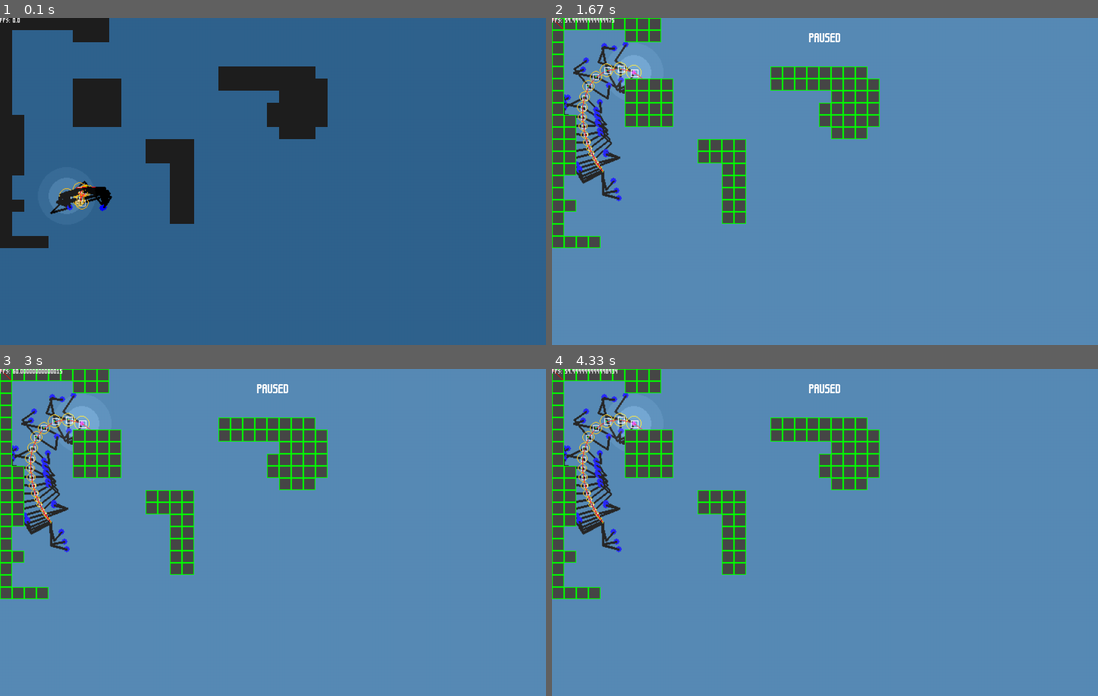
Above: before the commit, frames 1-4 (two rows, left to right).
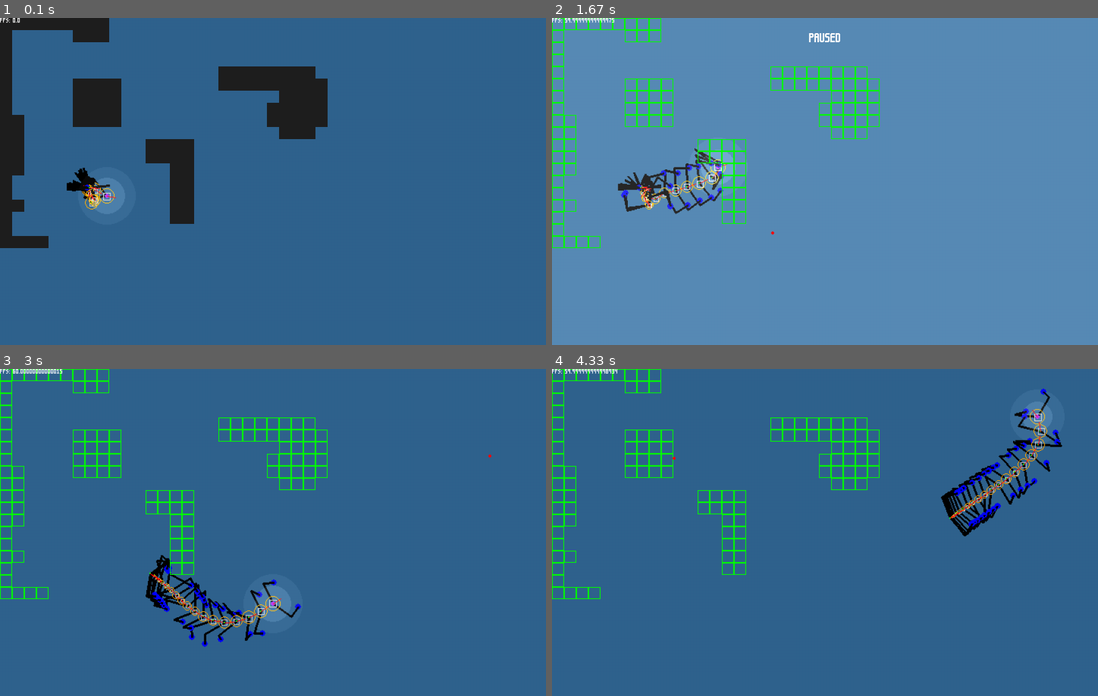
Above: after the commit, the same moments.

Repository: towella/testing-procedural-animation
Game: pygame game, started from code/main.py
Same seed, same stepped clock (60 frames per second), same inputs: the game is played once before the commit and once after it.
Inputs (mouse positions are in pixels of both pictures, inside the frame that each line leads up to):
- Up to frame 1 (0.1 s): no input
- Up to frame 2 (1.67 s): tap Z at 0.33 s; press the mouse at (655, 37) at 0.7 s; move the mouse to (759, 142) at 0.8 s; release the mouse at (868, 250) at 0.93 s; tap F at 1 s; press the mouse at (595, 24) at 1.37 s; move the mouse to (683, 129) at 1.47 s; release the mouse at (770, 233) at 1.6 s
- Up to frame 3 (3 s): hold R 1.67-2.13 s; tap Z at 1.73, 2.03, 2.57, 2.87 s; tap Shift at 1.82 s; press the mouse at (234, 424) at 2.2 s; move the mouse to (212, 525) at 2.3 s; release the mouse at (191, 627) at 2.43 s
- Up to frame 4 (4.33 s): tap Z at 3.07, 3.4, 3.7 s; tap Shift at 3.15 s

The runs differ from the first frame. In frame 1, 1.3% of the frame differs, in the area x 8-23%, y 45-60%; in frame 2, 10%; in frame 3, 98%; in frame 4, 98%, in the area x 0-100%, y 0-100%.

Commit message:
Feet and Elbow Collision
- Added simplistic point collisions to feet and elbows. Still quite glitchy.
- Added reset hotkey for testing - "R" (makes new level instance)
- Added randomly generated target for player to move towards. Randomly moved each time head segment intersects with the point. Can not be set inside a collideable tile. Can be set by clicking. Force the player to the mouse by holding click.

Diff:
--- a/code/level.py
+++ b/code/level.py
@@ -1,5 +1,6 @@
 # - libraries -
 import pygame
+from random import randint
 from pytmx.util_pygame import load_pygame  # allows use of tiled tile map files for pygame use
 # - general -
 from game_data import tile_size, controller_map, fonts
@@ -77,6 +78,9 @@
         self.all_tile_sprites.update(scroll_value)  # applies new scroll to all tile sprites
         self.all_object_sprites.update(scroll_value)  # applies new scroll to all object sprites'''
 
+        self.player_target = (0, 0)  # target the player moves towards
+        self.find_player_target(self.collideable, True)
+
         # - text setup -
         self.small_font = Font(resource_path(fonts['small_font']), 'white')
         self.large_font = Font(resource_path(fonts['large_font']), 'white')
@@ -259,6 +263,27 @@
     def set_pause(self, bool=True):
         self.pause = bool
 
+# -- other --
+
+    # TODO sometimes spawns inside tile
+    def find_player_target(self, tiles, init=False):
+        head = self.player.sprite.get_head()
+        # if target has been collected generate a new one
+        if head.hitbox.collidepoint(self.player_target) or init:
+            self.player_target = (randint(0, self.screen_rect.width),
+                                  randint(0, self.screen_rect.height))
+
+            # continue to randomly generate point until point not in a tile
+            repeat = True
+            while repeat:
+                for tile in tiles:
+                    if tile.hitbox.collidepoint(self.player_target):
+                        self.player_target = (randint(0, self.screen_rect.width),
+                                              randint(0, self.screen_rect.height))
+                        repeat = True # point has been re-randomized and needs to be tested again
+                        break
+                    repeat = False  # point has not yet failed testing
+
 # -------------------------------------------------------------------------------- #
 
     # updates the level allowing tile scroll and displaying tiles to screen
@@ -269,6 +294,13 @@
 
         # -- INPUT --
         self.get_input()
+        if pygame.mouse.get_pressed(3)[0]:
+            in_tile = False
+            for tile in self.collideable:
+                if tile.hitbox.collidepoint(mouse_pos):
+                    in_tile = True
+            if not in_tile:
+                self.player_target = mouse_pos
 
         # -- CHECKS (For the previous frame)  --
         if not self.pause:
@@ -297,13 +329,15 @@
                     self.tiles_in_screen.append(tile)'''
 
         # -- UPDATES -- player needs to be before tiles for scroll to function properly
-            self.player.update(self.collideable, mouse_pos, dt)  #, self.tiles_in_screen, scroll_value, self.player_spawn)
+            self.player.update(self.collideable, self.player_target, dt)  #, self.tiles_in_screen, scroll_value, self.player_spawn)
+            self.find_player_target(self.collideable)
             #self.all_sprites.update(scroll_value)'''
 
         # -- RENDER --
         # Draw
         self.player.sprite.draw()
-        self.draw_tile_group(self.collideable)
+        if not self.dev_debug:
+            self.draw_tile_group(self.collideable)
         #self.draw_tile_group(self.hazards)
 
         # must be after other renders to ensure menu is drawn last
@@ -313,6 +347,6 @@
         # Dev Tools
         if self.dev_debug:
             '''put debug tools here'''
-            pygame.draw.line(self.screen_surface, 'red', (0, 0), (15, 15), 1)
             for tile in self.collideable:
                 pygame.draw.rect(self.screen_surface, 'green', tile.hitbox, 1)
+            pygame.draw.circle(self.screen_surface, 'red', self.player_target, 2)
--- a/code/main.py
+++ b/code/main.py
@@ -99,6 +99,9 @@
                 elif event.key == pygame.K_f:
                     pygame.display.toggle_fullscreen()
                     level.set_pause()
+                elif event.key == pygame.K_r:
+                    level = Level(fps, '../rooms/tiled_rooms/room_0.tmx', screen, screen_rect, joysticks,
+                                  starting_spawn)
 
             # Mouse events
             elif event.type == pygame.MOUSEBUTTONDOWN:
--- a/code/player.py
+++ b/code/player.py
@@ -96,14 +96,18 @@
     def invoke_respawn(self):
         self.respawn = True
 
-    def get_respawn(self):
-        return self.respawn
-
     def player_respawn(self, spawn):
         self.rect.x, self.rect.y = spawn.x, spawn.y  # set position to respawn point
         self.sync_hitbox()
         self.direction = pygame.math.Vector2(0, 0)  # reset movement
         self.respawn = False
+
+# -- getters and setters --
+    def get_respawn(self):
+        return self.respawn
+
+    def get_head(self):
+        return self.head
 
 # -- update methods --
 
@@ -177,6 +181,20 @@
         # parent/child
         self.parent_seg = parent_body_segment
         self.child_seg = None
+
+        # segment values
+        self.seg_spacing = segment_spacing
+        self.max_flex = max_flex
+        self.radius = self.seg_spacing // 2  # collisions and drawn circle
+        if self.parent_seg is None:
+            self.head = True
+        else:
+            self.head = False
+
+        # collision
+        # TODO ensure not inside tile before creating legs
+        self.hitbox = pygame.Rect(self.pos[0], self.pos[1], self.radius, self.radius)
+        self.collision_tolerance = tile_size
 
         # legs
         self.has_legs = legs
@@ -189,19 +207,6 @@
         time_offset = 0
         self.legs = [LegPair(self.surface, self.pos, number_elbows, max_leg_length, target_angle, target_displacement,
                              time_offset, leg_thickness)]
-
-        # segment values
-        self.seg_spacing = segment_spacing
-        self.max_flex = max_flex
-        self.radius = self.seg_spacing // 2  # collisions and drawn circle
-        if self.parent_seg is None:
-            self.head = True
-        else:
-            self.head = False
-
-        # collision
-        self.hitbox = pygame.Rect(self.pos[0], self.pos[1], self.radius, self.radius)
-        self.collision_tolerance = tile_size
 
     # --- MOVEMENT ---
 
@@ -243,7 +248,7 @@
 
         # - Move point -
         # get how much the x and y should be changed by (so the total displacement is always constant)
-        if self.head and displacement > self.move_speed:  # limit movement displacement towards cursor for head
+        if self.head and displacement > self.move_speed:  # limit movement displacement towards target for head
             displacement = self.move_speed
 
         # calculate how much the individual x and y coord should be modified for a total displacement in given direction
@@ -309,8 +314,13 @@
             point = self.parent_seg.get_prev_pos()
         self.prev_pos = self.pos
 
-        # moves towards point based on spacing
-        hyp = self.adjusted_distance(point)
+        # moves towards target point
+        # if head, move without adjusting distance to point
+        if self.head:
+            hyp = get_distance(self.pos, point)
+        # if normal body segment, move towards parent body segment accounting for segment spacing.
+        else:
+            hyp = self.adjusted_distance(point)
         self.move(point, hyp)
 
         # update position and collision detection
@@ -375,84 +385,59 @@
         if self.target_disp > self.max_leg_length:
             self.target_disp = self.max_leg_length
 
-        self.foot_targets = [[0, 0], [0, 0]]  # target the foot moves to [left, right]
+        # targets points the feet move to [left, right]
+        self.targets = [[self.anchor[0], self.anchor[1]],
+                        [self.anchor[0], self.anchor[1]]]
         self.find_targets()
 
-        target_radius = 8  # MUST BE GREATER THAN 0
-        # keeps track of feet targets for collisions [left, right]
-        self.foot_hitboxes = [pygame.Rect(self.foot_targets[0], (target_radius, target_radius)),
-                              pygame.Rect(self.foot_targets[1], (target_radius, target_radius))]
-
         # - foot -
-        self.feet = [self.foot_targets[0], self.foot_targets[1]]  # the leg's foot points [left, right]
+        self.feet = [[self.anchor[0], self.anchor[1]],
+                     [self.anchor[0], self.anchor[1]]]  # the leg's foot points [left, right]
         self.foot_move = [False, False]  # whether a foot should move or not [left, right]
+
+        # - elbow -
+        self.elbows = [[self.anchor[0], self.anchor[1]], [self.anchor[0], self.anchor[1]]]
 
         # - lerp-
         self.lerp_increment = 0.05  # value added to lerp per frame when required
         self.lerp = [0, 0]  # tracks lerp value of feet when moving (between 0 and 1, representing a percentage of movement) []left, right]
 
-    def collision_x(self, target, tiles):
+    def collision_x(self, new_pos, prev_pos, tiles):
+        # pos == prev pos but with x coordinate changed ready for collision testing
+        pos = [new_pos[0], prev_pos[1]]
         # -- X Collisions --
         for tile in tiles:
-            if tile.hitbox.colliderect(target):
-                # - normal collision checks -
-                # abs ensures only the desired side registers collision
-                if abs(tile.hitbox.right - target.left) < self.collision_tolerance:
-                    target.left = tile.hitbox.right
-                elif abs(tile.hitbox.left - target.right) < self.collision_tolerance:
-                    target.right = tile.hitbox.left
-        return target
-
-    def collision_y(self, target, tiles):
-        # -- Y Collisions --
+            if tile.hitbox.collidepoint(pos):
+                # if inside tile, return x of prev position (ASSUMES DOESNT START IN TILE)
+                return prev_pos[0]
+        # if not inside tile, return x of new position
+        return new_pos[0]
+
+    def collision_y(self, new_pos, prev_pos, tiles):
+        # pos == prev pos but with x coordinate changed ready for collision testing
+        pos = [prev_pos[0], new_pos[1]]
+        # -- X Collisions --
         for tile in tiles:
-            if tile.hitbox.colliderect(target):
-                # abs ensures only the desired side registers collision
-                if abs(tile.hitbox.top - target.bottom) < self.collision_tolerance:
-                    target.bottom = tile.hitbox.top
-                elif abs(tile.hitbox.bottom - target.top) < self.collision_tolerance:
-                    target.top = tile.hitbox.bottom
-        return target
-
-    def find_targets(self, tiles=pygame.sprite.Group()):
+            if tile.hitbox.collidepoint(pos):
+                # if inside tile, return x of prev position (ASSUMES DOESNT START IN TILE)
+                return prev_pos[1]
+        # if not inside tile, return x of new position
+        return new_pos[1]
+
+    def find_targets(self):
         left_angle = math.radians(self.rot + self.target_angle)
         right_angle = math.radians(self.rot - self.target_angle)
 
-        # left foot
-        self.foot_targets[0] = (self.anchor[0] + math.sin(left_angle) * self.target_disp,
-                                self.anchor[1] + math.cos(left_angle) * self.target_disp)
-        # right foot
-        self.foot_targets[1] = (self.anchor[0] + math.sin(right_angle) * self.target_disp,
-                                self.anchor[1] + math.cos(right_angle) * self.target_disp)
-
-        '''print(self.foot_hitboxes[0])
-        self.foot_hitboxes[0].centerx = self.anchor[0] + math.sin(left_angle) * self.target_disp
-        self.foot_hitboxes[1].centerx = self.anchor[0] + math.sin(right_angle) * self.target_disp
-        self.foot_hitboxes[0] = self.collision_x(self.foot_hitboxes[0], tiles)
-        self.foot_hitboxes[1] = self.collision_x(self.foot_hitboxes[1], tiles)
-
-        self.foot_hitboxes[0].centery = self.anchor[1] + math.sin(left_angle) * self.target_disp
-        self.foot_hitboxes[1].centery = self.anchor[1] + math.sin(right_angle) * self.target_disp
-        self.foot_hitboxes[0] = self.collision_y(self.foot_hitboxes[0], tiles)
-        self.foot_hitboxes[1] = self.collision_y(self.foot_hitboxes[1], tiles)'''
-
-
-    # TODO optimise use of trig
-    def update(self, pos, rot, distance, tiles):
+        self.targets[0] = [self.anchor[0] + math.sin(left_angle) * self.target_disp,
+                           self.anchor[1] + math.cos(left_angle) * self.target_disp]
+        self.targets[1] = [self.anchor[0] + math.sin(right_angle) * self.target_disp,
+                           self.anchor[1] + math.cos(right_angle) * self.target_disp]
+
+    def find_feet(self, pos, rot, distance, tiles):
         self.anchor = pos
         self.rot = rot
         self.leg_distance[0] += distance
         self.leg_distance[1] += distance
-
-        # -- Calculate foot target if not moving foot --
-        self.find_targets()
-
-        # TODO test render for targets
-        '''pygame.draw.circle(self.surface, 'red', self.foot_targets[0], 5, 1)
-        pygame.draw.circle(self.surface, 'red', self.foot_targets[1], 5, 1)
-        pygame.draw.rect(self.surface, 'yellow', self.foot_hitboxes[0], 1)
-        pygame.draw.rect(self.surface, 'yellow', self.foot_hitboxes[1], 1)'''
-
 
         # -- Move Feet --
         # Check if foot needs to move. If it does, zero distance for next move and set bool
@@ -466,28 +451,33 @@
             self.foot_move[1] = True
 
         # Lerps feet towards targets (always makes it in time no matter distance because % distance is used) (end lerp if at 100%)
+        # - left -
         if self.foot_move[0]:
-            self.feet[0] = lerp2D(self.feet[0], self.foot_targets[0], self.lerp[0])
+            # lerp towards target
+            posmod = lerp2D(self.feet[0], self.targets[0], self.lerp[0])
+            # check feet for collisions
+            self.feet[0][0] = self.collision_x(posmod, self.feet[0], tiles)
+            self.feet[0][1] = self.collision_y(posmod, self.feet[0], tiles)
+            # increases lerp
             self.lerp[0] += self.lerp_increment
             # stop and reset lerp if at 100% (foot at target)
             if self.lerp[0] >= 1:
                 self.foot_move[0] = False
                 self.lerp[0] = 0
+        # - right -
         if self.foot_move[1]:
-            self.feet[1] = lerp2D(self.feet[1], self.foot_targets[1], self.lerp[1])
+            # lerp towards target
+            posmod = lerp2D(self.feet[1], self.targets[1], self.lerp[1])
+            # check feet for collisions
+            self.feet[1][0] = self.collision_x(posmod, self.feet[1], tiles)
+            self.feet[1][1] = self.collision_y(posmod, self.feet[1], tiles)
+            # increase lerp
             self.lerp[1] += self.lerp_increment
             if self.lerp[1] >= 1:
                 self.foot_move[1] = False
                 self.lerp[1] = 0
 
-    # TODO optimise use of trig
-    def draw(self):
-        # ------------ FEET BALLS ---------------
-        pygame.draw.circle(self.surface, 'blue', self.feet[0], 4)
-        pygame.draw.circle(self.surface, 'blue', self.feet[1], 4)
-
-        #------------- LEG LINES ----------------
-        # TODO name variables better and optimise
+    def find_elbows(self, tiles):
         leg_seg_length = self.max_leg_length // (self.num_elbows + 1)
 
         b = get_distance(self.anchor, self.feet[0])
@@ -507,19 +497,42 @@
         angle_to_foot = math.radians(get_angle(self.anchor, self.feet[0]))
         angle = angle_to_foot - math.acos(law_cosines)
         # find elbow
-        elbow = [self.anchor[0] - math.sin(angle) * leg_seg_length, self.anchor[1] - math.cos(angle) * leg_seg_length]
-        # Render
-        pygame.draw.line(self.surface, 'black', self.anchor, elbow, self.leg_thickness)
-        pygame.draw.line(self.surface, 'black', elbow, self.feet[0], self.leg_thickness)
+        posmod = [self.anchor[0] - math.sin(angle) * leg_seg_length, self.anchor[1] - math.cos(angle) * leg_seg_length]
+        self.elbows[0][0] = self.collision_x(posmod, self.elbows[0], tiles)
+        self.elbows[0][1] = self.collision_y(posmod, self.elbows[0], tiles)
 
         # --- Up Elbow ---  (right)
         angle_to_foot = math.radians(get_angle(self.anchor, self.feet[1]))
         angle = math.acos(law_cosines) + angle_to_foot
         # find elbow
-        elbow = [self.anchor[0] + math.sin(angle) * leg_seg_length, self.anchor[1] + math.cos(angle) * leg_seg_length]
-        # Render
-        pygame.draw.line(self.surface, 'black', self.anchor, elbow, self.leg_thickness)
-        pygame.draw.line(self.surface, 'black', elbow, self.feet[1], self.leg_thickness)
+        posmod = [self.anchor[0] + math.sin(angle) * leg_seg_length, self.anchor[1] + math.cos(angle) * leg_seg_length]
+        self.elbows[1][0] = self.collision_x(posmod, self.elbows[1], tiles)
+        self.elbows[1][1] = self.collision_y(posmod, self.elbows[1], tiles)
+
+    # TODO optimise use of trig
+    def update(self, pos, rot, distance, tiles):
+
+        self.find_targets()
+        self.find_feet(pos, rot, distance, tiles)
+        self.find_elbows(tiles)
+
+        # TODO test render for targets
+        #pygame.draw.circle(self.surface, 'red', self.targets[0], 5, 1)
+        #pygame.draw.circle(self.surface, 'red', self.targets[1], 5, 1)
+
+    # TODO optimise use of trig
+    def draw(self):
+        # ------------ FEET BALLS ---------------
+        pygame.draw.circle(self.surface, 'blue', self.feet[0], 4)
+        pygame.draw.circle(self.surface, 'blue', self.feet[1], 4)
+
+        # ------------ LEG LINES ----------------
+        # --- Down Elbow ---  (left)
+        pygame.draw.line(self.surface, 'black', self.anchor, self.elbows[0], self.leg_thickness)
+        pygame.draw.line(self.surface, 'black', self.elbows[0], self.feet[0], self.leg_thickness)
+        # --- Up Elbow ---  (right)
+        pygame.draw.line(self.surface, 'black', self.anchor, self.elbows[1], self.leg_thickness)
+        pygame.draw.line(self.surface, 'black', self.elbows[1], self.feet[1], self.leg_thickness)
 
         # TODO testing 0 elbow
         #pygame.draw.line(self.surface, 'black', self.anchor, self.feet[0], self.leg_thickness)
Not shown, changed: TODO
Not shown, changed: rooms/snek-procedural-animation.tiled-session
